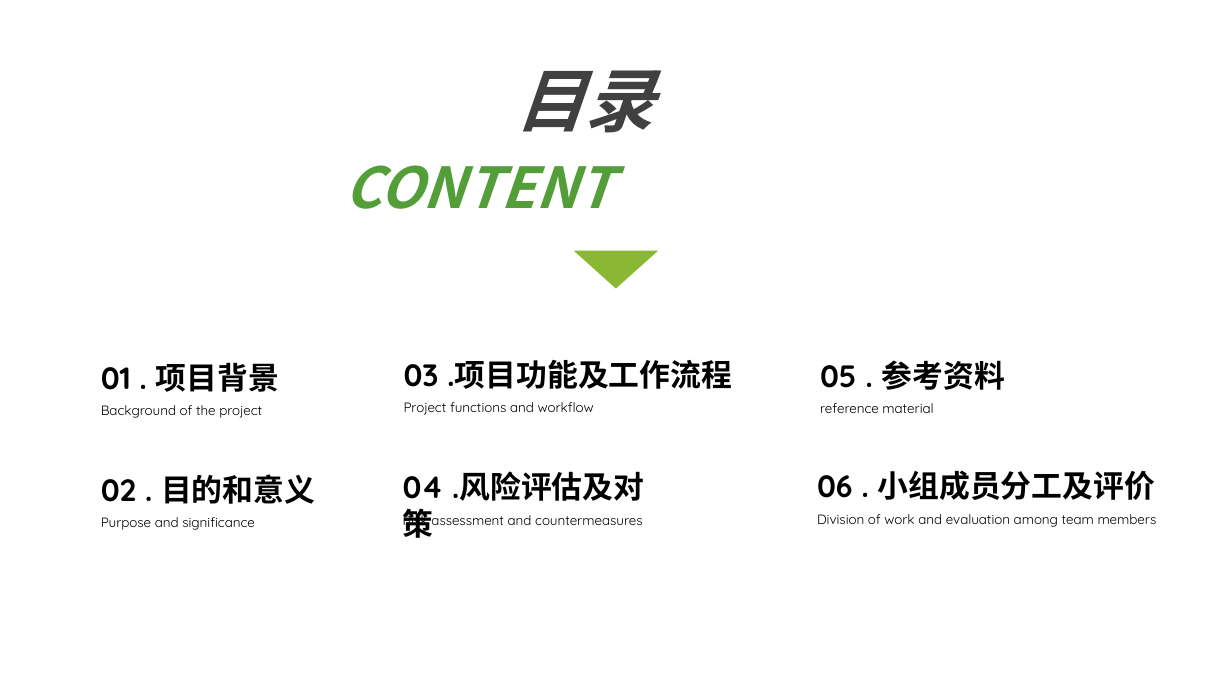
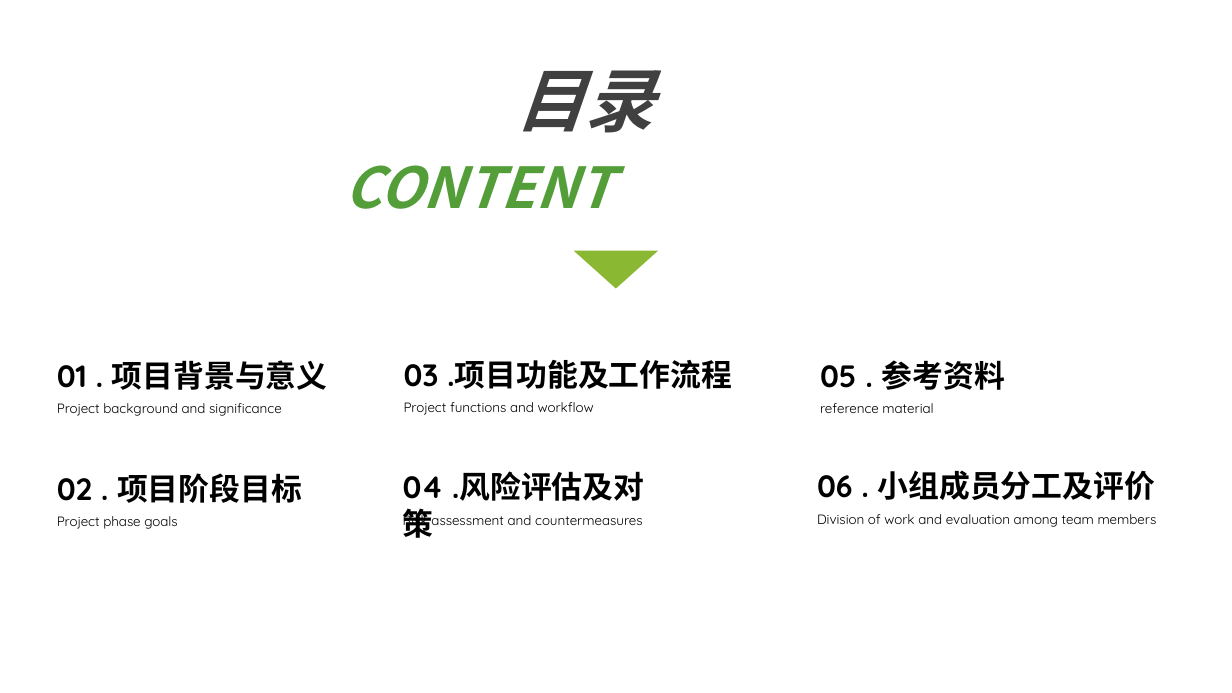
Before and after one commit to JakerHXR/Software-manage, a slide deck: slide 2 of doc/PPT/软件工程项目介绍PPT_2.1.pptx. Drawn at 1232x693 pixels with LibreOffice and Linux fonts; fonts in the diff are those of the drawing. Boxes give left, top, right and bottom in pixels: in the first picture for what was removed or moved away, otherwise in the second. Text is boxed around its words. In the diff, an @@ line names an element or a change of style, - is before the commit and + after.

```diff
--- a/doc/PPT/软件工程项目介绍PPT_2.1.pptx
+++ b/doc/PPT/软件工程项目介绍PPT_2.1.pptx
@@ text at box(57, 360, 328, 390): text changed @@
-01 . 项目背景
+01 . 项目背景与意义
@@ text at box(57, 403, 282, 416): text changed @@
-Background of the project
+Project background and significance
@@ text at box(57, 473, 302, 503): text changed; font Noto Sans CJK SC to Quicksand @@
-02 . 目的和意义
+02 . 项目阶段目标
@@ text at box(57, 516, 177, 529): text changed @@
-Purpose and significance
+Project phase goals
```
Also in this commit, not shown: 7 other slides changed, 1 slide added, 1 other file.
